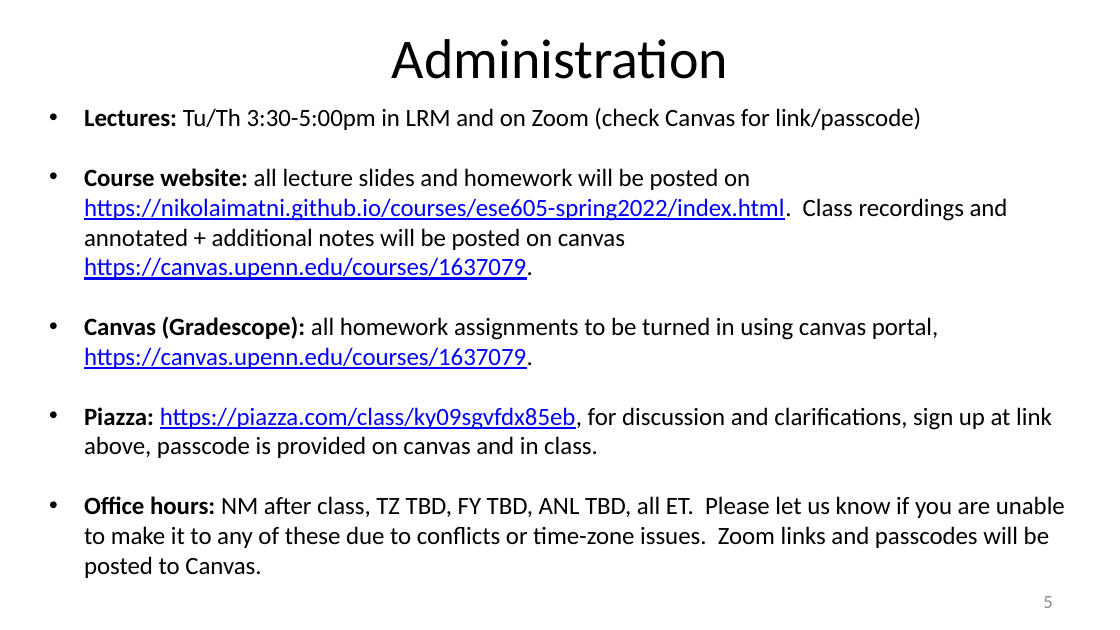
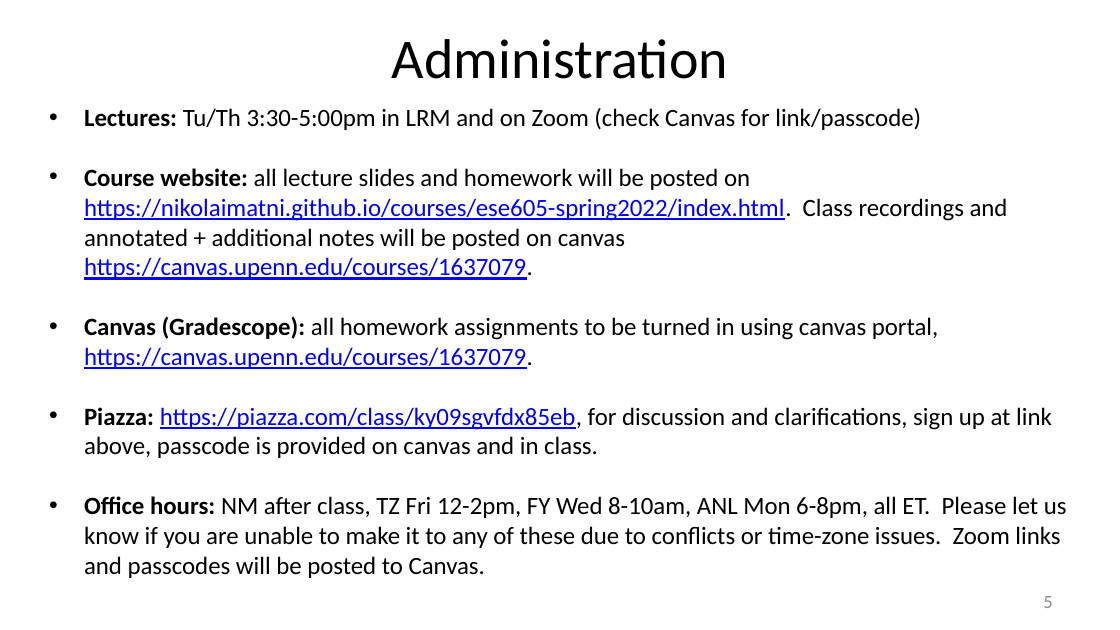
Before and after one commit to nikolaimatni/nikolaimatni.github.io, a slide deck: slide 6 of courses/ese605-spring2022/lecture-slides/logistics.pptx. Drawn at 1120x630 pixels with LibreOffice and Linux fonts; fonts in the diff are those of the drawing. Boxes give left, top, right and bottom in pixels: in the first picture for what was removed or moved away, otherwise in the second. Text is boxed around its words. In the diff, an @@ line names an element or a change of style, - is before the commit and + after.

```diff
--- a/courses/ese605-spring2022/lecture-slides/logistics.pptx
+++ b/courses/ese605-spring2022/lecture-slides/logistics.pptx
@@ text at (84,496,1067,578): text changed @@
-• Office hours: NM after class, TZ TBD, FY TBD, ANL TBD, all ET. Please let us know if you are unable to make it to any of these due to conflicts or time-zone issues. Zoom links and passcodes will be posted to Canvas.
+• Office hours: NM after class, TZ Fri 12-2pm, FY Wed 8-10am, ANL Mon 6-8pm, all ET. Please let us know if you are unable to make it to any of these due to conflicts or time-zone issues. Zoom links and passcodes will be posted to Canvas.
```
Also in this commit, not shown: 1 other slide changed.
